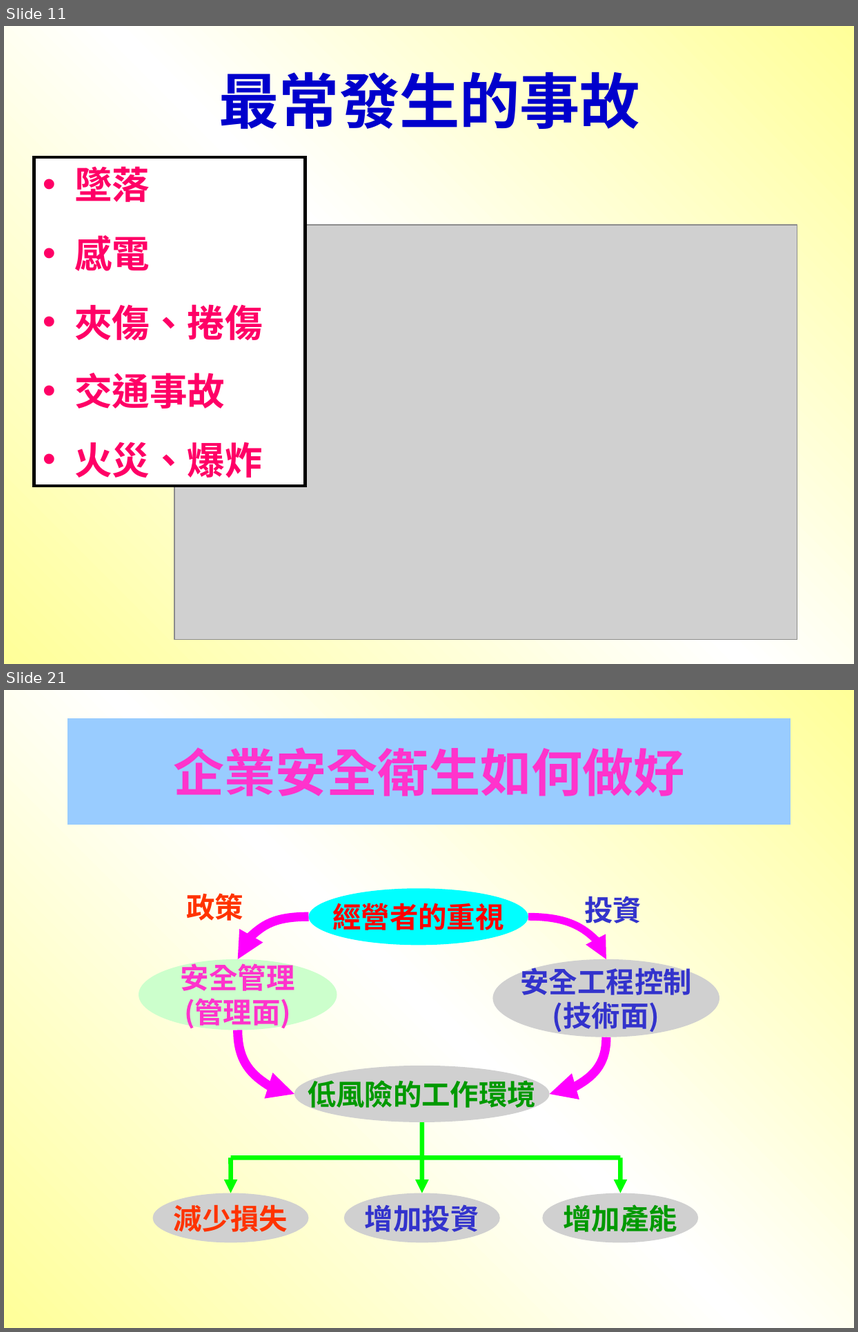
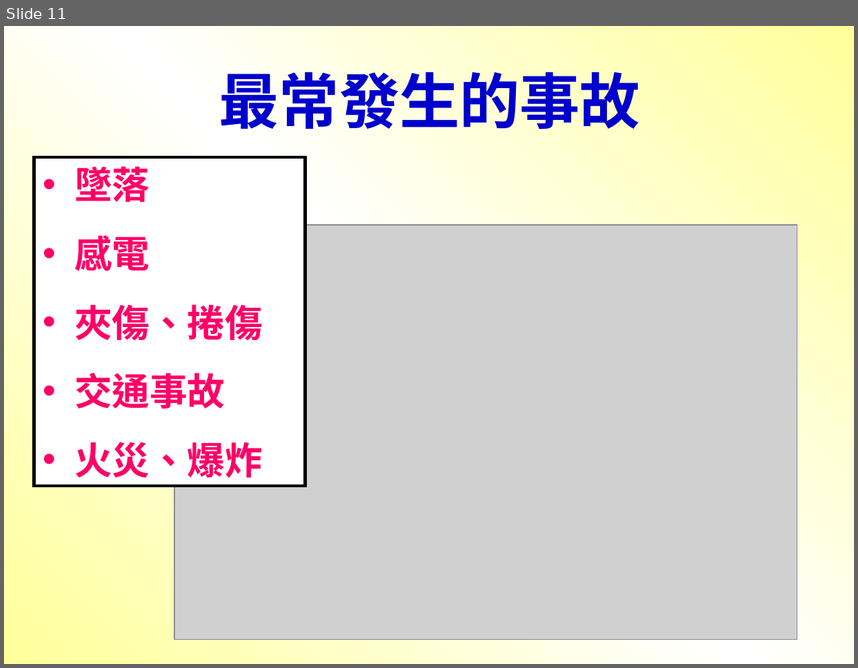
Before and after one commit to LawrenceChien/2017-PPES-Lookout-Project, a slide deck: 2017 PPES Lookout Project--001/000. Safety & Health/Regulations/Emergency Response.ppt. Shown one above the other, each under a label of ours: slides 11 and 21 before the commit, slide 11 after it; the slides between them are not shown. The pictures are 858x1332 and 858x668 pixels, drawn with LibreOffice and Linux fonts; fonts in the diff are those of the drawing; grey boxes stand for pictures. Boxes give left, top, right and bottom in pixels: in the first picture for what was removed or moved away, otherwise in the second. Text is boxed around its words. In the diff, an @@ line names an element or a change of style, - is before the commit and + after.

```diff
--- a/2017 PPES Lookout Project--001/000. Safety & Health/Regulations/Emergency Response.ppt
+++ b/2017 PPES Lookout Project--001/000. Safety & Health/Regulations/Emergency Response.ppt
@@ slide 21 removed at (4,690,854,1328), background gradient #FFFF99 to #FFFFFF @@
@@ title removed at (68,718,791,825) @@
-企業安全衛生如何做好
@@ group removed at (139,889,720,1243): 5 pictures, 4 curved arrows, 3 arrows, 2 ellipses, 2 texts, 1 line @@
-經營者的重視
-低風險的工作環境
-安全管理
-(管理面)
-安全工程控制
-(技術面)
-增加投資
-減少損失
-增加產能
-政策
-投資
```
Also in this commit, not shown: 1 slide changed, 21 other slides removed, 1 other file.
